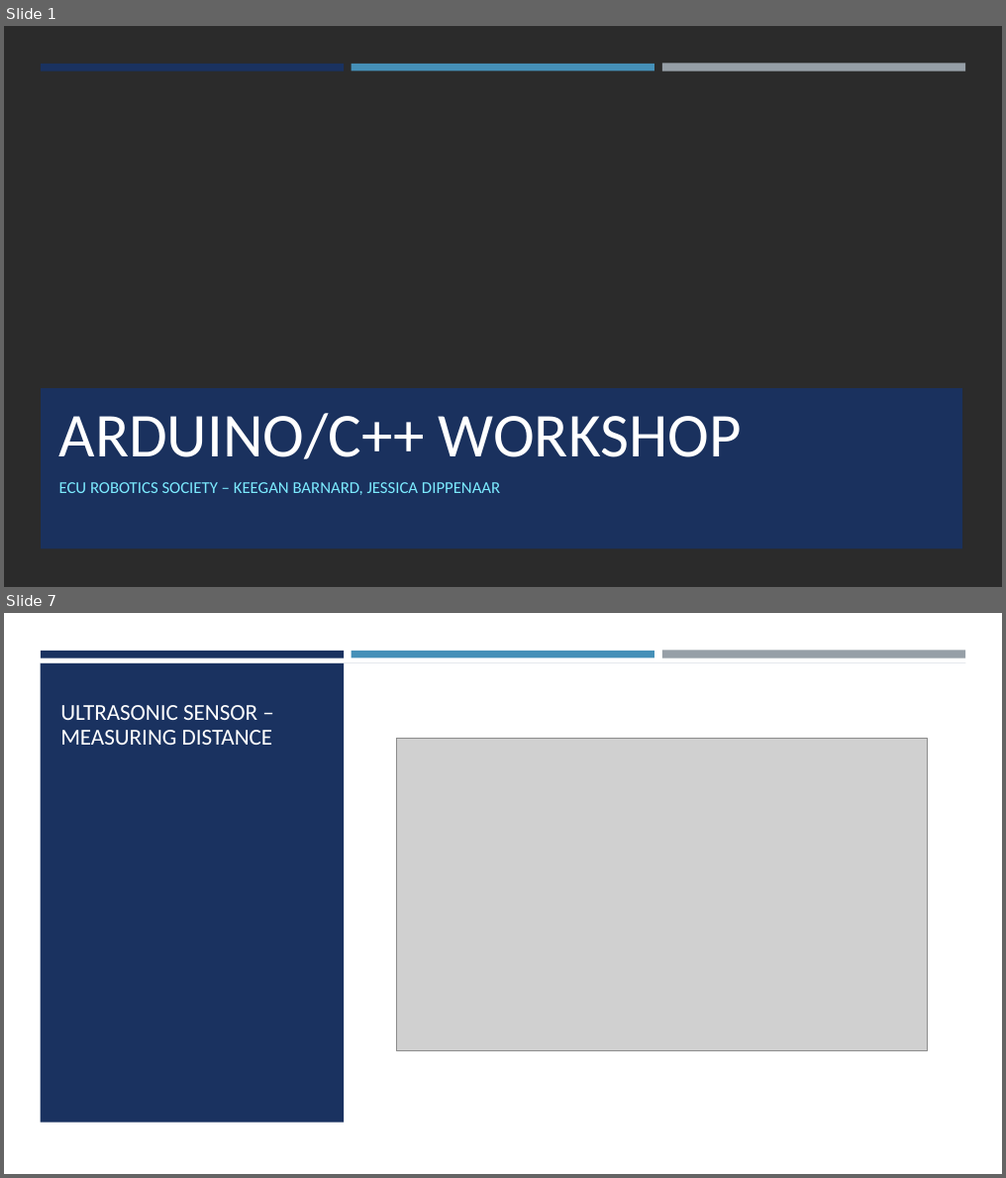
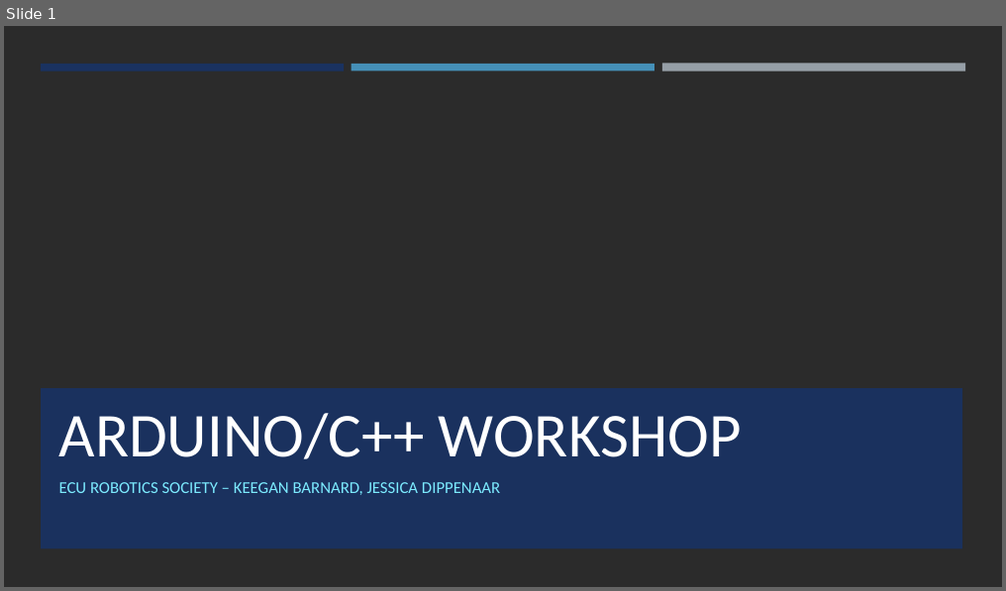
Before and after one commit to ECURobotics/Arduino_Workshop, a slide deck: Thursday/Arduino Workshop (Thursday).pptx. Shown one above the other, each under a label of ours: slides 1 and 7 before the commit, slide 1 after it; the slides between them are not shown. The pictures are 1006x1178 and 1006x591 pixels, drawn with LibreOffice and Linux fonts; fonts in the diff are those of the drawing; grey boxes stand for pictures; background and template pictures are left out; a plain dark background stands for a picture behind light text. Boxes give left, top, right and bottom in pixels: in the first picture for what was removed or moved away, otherwise in the second. Text is boxed around its words. In the diff, an @@ line names an element or a change of style, - is before the commit and + after.

```diff
--- a/Thursday/Arduino Workshop (Thursday).pptx
+++ b/Thursday/Arduino Workshop (Thursday).pptx
@@ slide 7 removed at (4,613,1002,1174), background #FFFFFF @@
@@ rectangle removed at (4,663,1002,1174) @@
@@ rectangle removed at (40,663,966,761) @@
@@ rectangle removed at (40,663,344,1123) @@
@@ rectangle removed at (41,651,344,658) @@
@@ rectangle removed at (351,651,654,658) @@
@@ rectangle removed at (662,651,965,659) @@
@@ title removed at (60,705,273,745) @@
-ULTRASONIC SENSOR – MEASURING DISTANCE
@@ picture removed at (396,738,928,1052) @@
```
Also in this commit, not shown: 2 slides changed, 2 slides added, 4 other slides removed, 13 other files.
